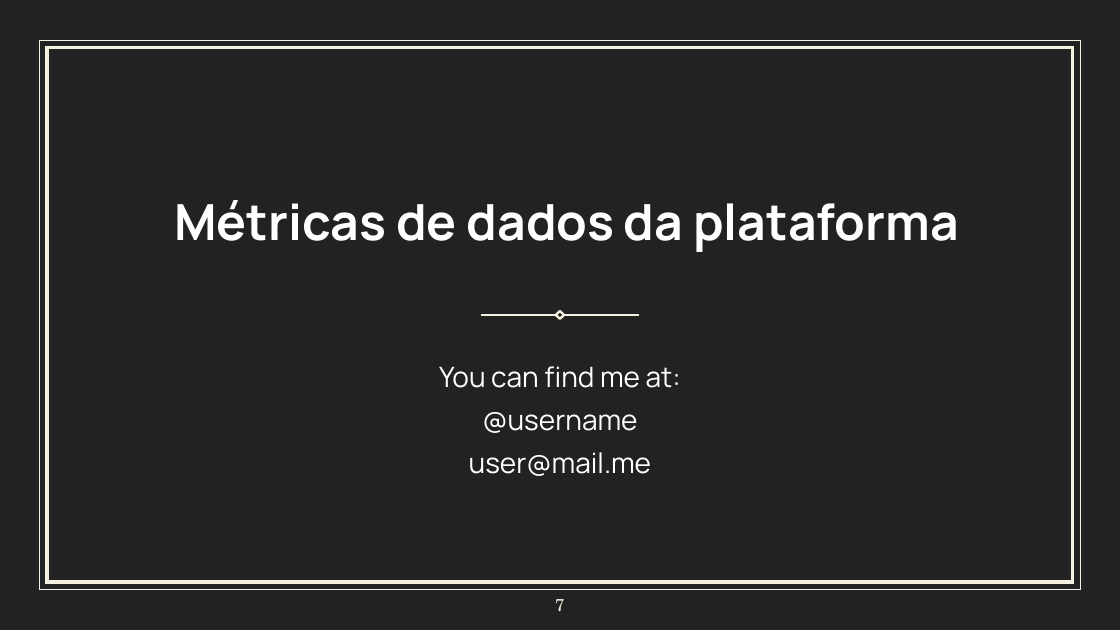
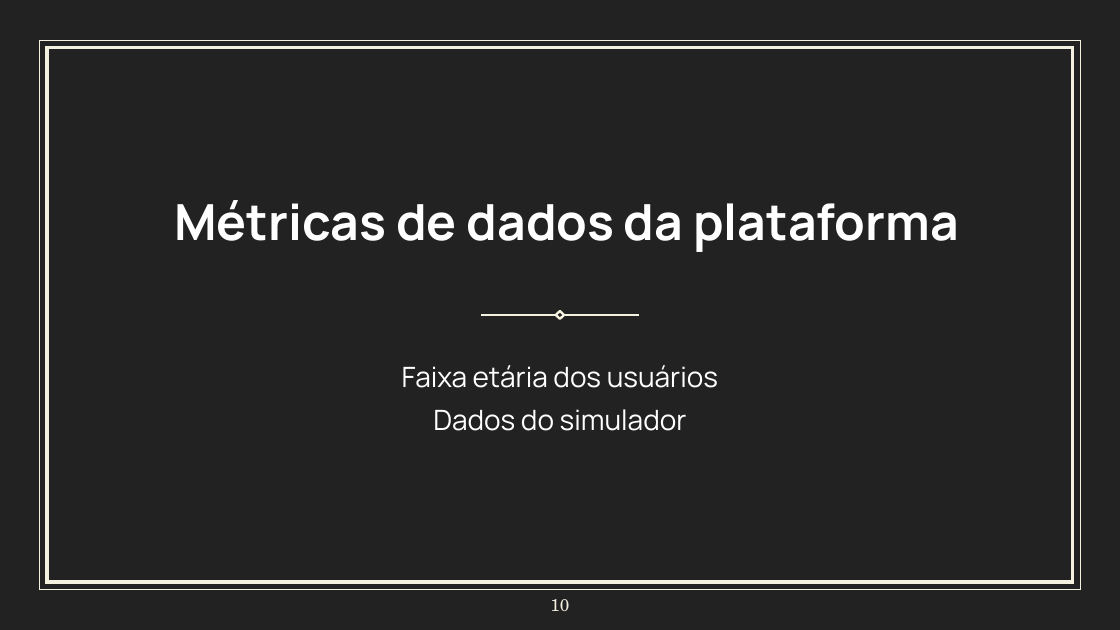
Before and after one commit to KaioZaniboni/Projeto-Individual, a slide deck: slide 10 of pptx/NósTreidamos.pptx (slide 7 before the commit). Drawn at 1120x630 pixels with LibreOffice and Linux fonts; fonts in the diff are those of the drawing. Boxes give left, top, right and bottom in pixels: in the first picture for what was removed or moved away, otherwise in the second. Text is boxed around its words. In the diff, an @@ line names an element or a change of style, - is before the commit and + after.

```diff
--- a/pptx/NósTreidamos.pptx
+++ b/pptx/NósTreidamos.pptx
@@ text at bbox=[402, 365, 718, 431]: text changed @@
-You can find me at:
-@username
-user@mail.me
+Faixa etária dos usuários
+Dados do simulador
@@ page number at bbox=[550, 599, 569, 611]: text changed @@
-7
+10
```
Also in this commit, not shown: 2 other slides changed, 2 slides added, 2 slides removed, 5 other files.
